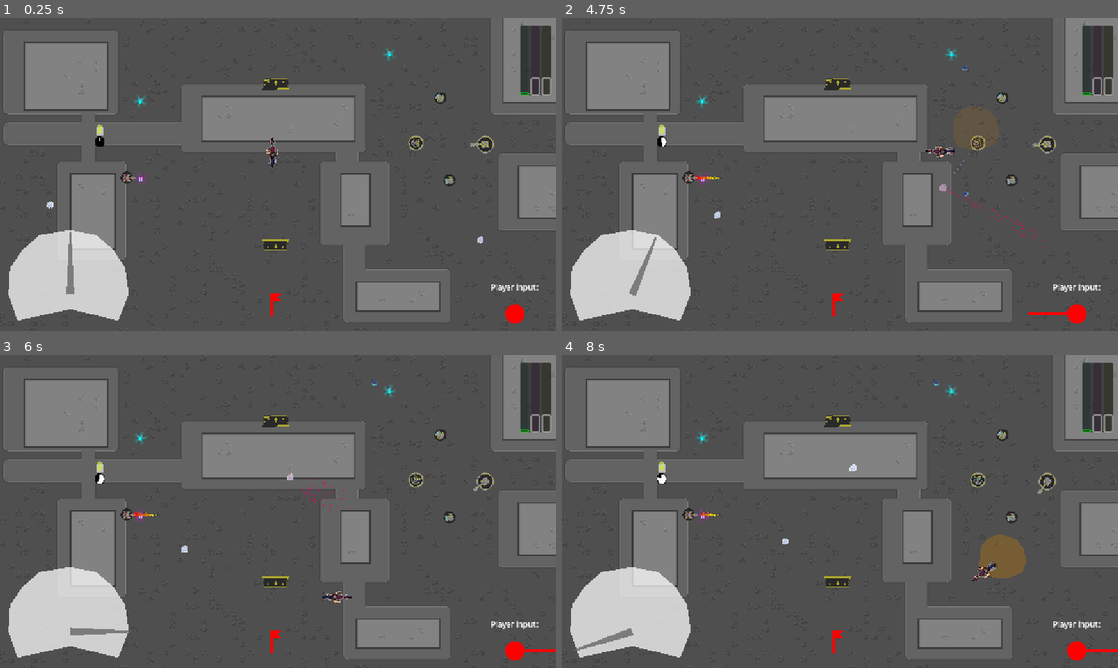
Above: before the commit, frames 1-4 (two rows, left to right).
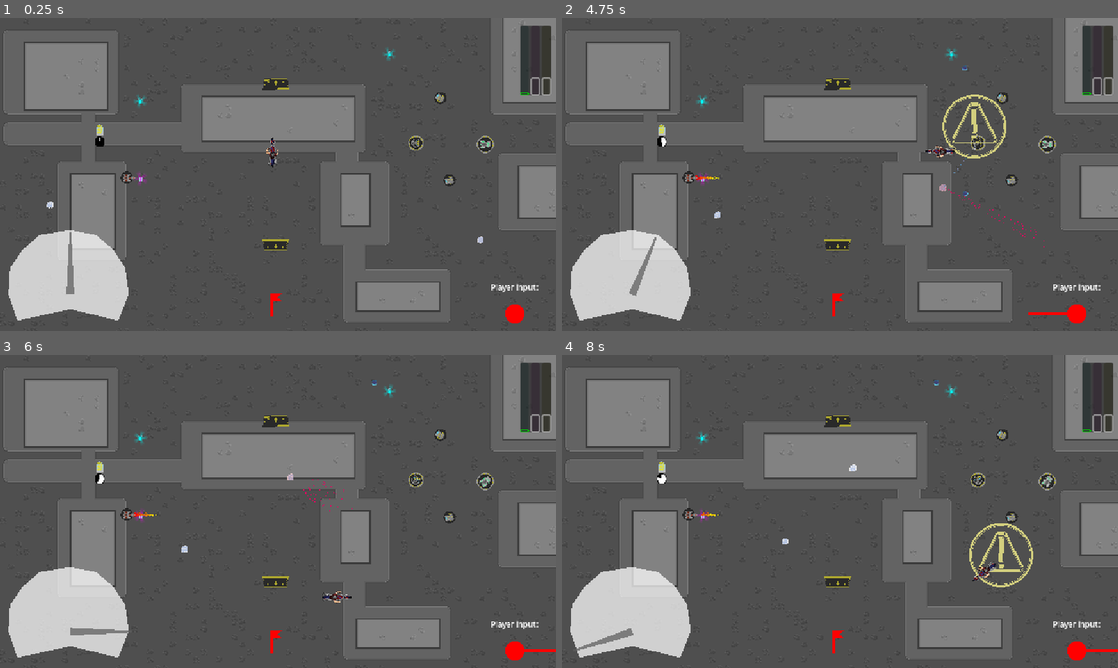
Above: after the commit, the same moments.

Repository: IwailerI/micro-jam-colors
Game: Godot game, scene res://scenes/level/level_revamp.tscn
Same seed, same stepped clock (60 frames per second), same inputs: the game is played once before the commit and once after it.
Inputs:
- Up to frame 1 (0.25 s): no input
- Up to frame 2 (4.75 s): hold D (movement_right) 0.53-1.28 s; hold Space (throttle) 0.53-1.28 s; hold S (movement_down) 1.28-2.03 s; tap Space (throttle) at 1.35, 2.85, 4.35 s; hold D (movement_right) 2.03-2.78 s; hold Space (throttle) 2.03-2.78 s; hold W (movement_up) 2.78-3.53 s; hold Space (throttle) 3.53-4.28 s; hold A (movement_left) from 3.53 s (still down)
- Up to frame 3 (6 s): release A (movement_left) at 5.03 s; hold S (movement_down) 5.03-5.78 s; hold Space (throttle) 5.03-5.78 s; hold D (movement_right) from 5.78 s (still down); tap Space (throttle) at 5.85 s
- Up to frame 4 (8 s): release D (movement_right) at 6.53 s; hold W (movement_up) 6.53-7.28 s; hold Space (throttle) 6.53-7.28 s; hold D (movement_right) from 7.28 s (still down); tap Space (throttle) at 7.35 s

The runs differ from the first frame. In frame 1, less than 0.1% of the frame differs, in the area x 22-89%, y 25-53%; in frame 2, 0.5%; in frame 3, less than 0.1%; in frame 4, 1.2%, in the area x 22-89%, y 25-75%.

Commit message:
added weapon animations

Diff:
--- a/objects/catapult/catapult.gd
+++ b/objects/catapult/catapult.gd
@@ -9,7 +9,8 @@
 @export var preempt_player: bool = true
 
 @onready var cooldown_timer: Timer = $Cooldown
-@onready var gun: Sprite2D = $Gun
+@onready var gun: AnimatedSprite2D = $Gun
+
 
 func _ready() -> void:
 	_setup.call_deferred() # awaiting in read is bad
--- a/objects/catapult/catapult.tscn
+++ b/objects/catapult/catapult.tscn
@@ -1,8 +1,56 @@
-[gd_scene load_steps=5 format=3 uid="uid://skitiu8xadwy"]
+[gd_scene load_steps=11 format=3 uid="uid://skitiu8xadwy"]
 
 [ext_resource type="Script" uid="uid://b4k5dpnl82ytj" path="res://objects/catapult/catapult.gd" id="1_t8e78"]
 [ext_resource type="Texture2D" uid="uid://cauxhnsxgrpl4" path="res://assets/bfg_base.png" id="2_akbj1"]
 [ext_resource type="Texture2D" uid="uid://iubq1xs7yw28" path="res://assets/bfg.png" id="2_iga2m"]
+
+[sub_resource type="AtlasTexture" id="AtlasTexture_akbj1"]
+atlas = ExtResource("2_iga2m")
+region = Rect2(0, 0, 37, 30)
+
+[sub_resource type="AtlasTexture" id="AtlasTexture_knavd"]
+atlas = ExtResource("2_iga2m")
+region = Rect2(0, 0, 37, 30)
+
+[sub_resource type="AtlasTexture" id="AtlasTexture_51imq"]
+atlas = ExtResource("2_iga2m")
+region = Rect2(0, 30, 37, 30)
+
+[sub_resource type="AtlasTexture" id="AtlasTexture_58pu4"]
+atlas = ExtResource("2_iga2m")
+region = Rect2(0, 60, 37, 30)
+
+[sub_resource type="AtlasTexture" id="AtlasTexture_uhkjw"]
+atlas = ExtResource("2_iga2m")
+region = Rect2(0, 90, 37, 30)
+
+[sub_resource type="SpriteFrames" id="SpriteFrames_n7f8j"]
+animations = [{
+"frames": [{
+"duration": 1.0,
+"texture": SubResource("AtlasTexture_akbj1")
+}],
+"loop": true,
+"name": &"default",
+"speed": 5.0
+}, {
+"frames": [{
+"duration": 1.0,
+"texture": SubResource("AtlasTexture_knavd")
+}, {
+"duration": 1.0,
+"texture": SubResource("AtlasTexture_51imq")
+}, {
+"duration": 1.0,
+"texture": SubResource("AtlasTexture_58pu4")
+}, {
+"duration": 1.0,
+"texture": SubResource("AtlasTexture_uhkjw")
+}],
+"loop": true,
+"name": &"shoot",
+"speed": 15.0
+}]
 
 [sub_resource type="CircleShape2D" id="CircleShape2D_3h4q7"]
 radius = 9.0
@@ -16,9 +64,13 @@
 [node name="Base" type="Sprite2D" parent="."]
 texture = ExtResource("2_akbj1")
 
-[node name="Gun" type="Sprite2D" parent="."]
-texture = ExtResource("2_iga2m")
-offset = Vector2(8, 0)
+[node name="Gun" type="AnimatedSprite2D" parent="."]
+sprite_frames = SubResource("SpriteFrames_n7f8j")
+animation = &"shoot"
+autoplay = "default"
+frame = 2
+frame_progress = 0.186393
+offset = Vector2(3.5, 0)
 
 [node name="CollisionShape2D" type="CollisionShape2D" parent="."]
 shape = SubResource("CircleShape2D_3h4q7")
--- a/objects/catapult/explosion.gd
+++ b/objects/catapult/explosion.gd
@@ -5,11 +5,7 @@
 @export var warning_time: float = 0.5
 @export var effect_fadeout: float = 0.3
 
-@onready var warn: Polygon2D = $Warn
-@onready var bang: Polygon2D = $Bang
 @onready var animation_player: AnimationPlayer = $AnimationPlayer
-
-var did_explode := false
 
 
 func _ready() -> void:
@@ -19,7 +15,7 @@
 func do_explosion() -> void:
     var params := PhysicsShapeQueryParameters2D.new()
     var circle := CircleShape2D.new()
-    circle.radius = 50.0
+    circle.radius = 60.0
     params.shape = circle
     params.transform = global_transform
     params.collision_mask = collision
--- a/objects/catapult/explosion.tscn
+++ b/objects/catapult/explosion.tscn
@@ -1,38 +1,50 @@
-[gd_scene load_steps=5 format=3 uid="uid://brnvv24l4ksh5"]
+[gd_scene load_steps=16 format=3 uid="uid://brnvv24l4ksh5"]
 
 [ext_resource type="Script" uid="uid://vmt33ihdvtej" path="res://objects/catapult/explosion.gd" id="1_ngrm2"]
+[ext_resource type="Texture2D" uid="uid://c5y04wxt52ygd" path="res://assets/babah.png" id="2_p2lgp"]
 
 [sub_resource type="Animation" id="Animation_p2lgp"]
 length = 0.001
 tracks/0/type = "value"
 tracks/0/imported = false
 tracks/0/enabled = true
-tracks/0/path = NodePath("Warn:modulate")
+tracks/0/path = NodePath("AnimatedSprite2D:frame")
 tracks/0/interp = 1
 tracks/0/loop_wrap = true
 tracks/0/keys = {
 "times": PackedFloat32Array(0),
 "transitions": PackedFloat32Array(1),
-"update": 0,
-"values": [Color(1, 1, 1, 1)]
+"update": 1,
+"values": [0]
 }
 tracks/1/type = "value"
 tracks/1/imported = false
 tracks/1/enabled = true
-tracks/1/path = NodePath("Bang:modulate")
+tracks/1/path = NodePath("AnimatedSprite2D:visible")
 tracks/1/interp = 1
 tracks/1/loop_wrap = true
 tracks/1/keys = {
 "times": PackedFloat32Array(0),
 "transitions": PackedFloat32Array(1),
+"update": 1,
+"values": [true]
+}
+tracks/2/type = "value"
+tracks/2/imported = false
+tracks/2/enabled = true
+tracks/2/path = NodePath("AnimatedSprite2D:modulate")
+tracks/2/interp = 1
+tracks/2/loop_wrap = true
+tracks/2/keys = {
+"times": PackedFloat32Array(0),
+"transitions": PackedFloat32Array(1),
 "update": 0,
-"values": [Color(1, 1, 1, 1)]
+"values": [Color(1, 1, 1, 0)]
 }
 
 [sub_resource type="Animation" id="Animation_ngrm2"]
 resource_name = "explode"
-length = 1.5
-step = 0.1
+step = 0.05
 tracks/0/type = "method"
 tracks/0/imported = false
 tracks/0/enabled = true
@@ -40,7 +52,7 @@
 tracks/0/interp = 1
 tracks/0/loop_wrap = true
 tracks/0/keys = {
-"times": PackedFloat32Array(0.493102, 1.4),
+"times": PackedFloat32Array(0.6, 1),
 "transitions": PackedFloat32Array(1, 1),
 "values": [{
 "args": [],
@@ -53,26 +65,38 @@
 tracks/1/type = "value"
 tracks/1/imported = false
 tracks/1/enabled = true
-tracks/1/path = NodePath("Warn:modulate")
+tracks/1/path = NodePath("AnimatedSprite2D:frame")
 tracks/1/interp = 1
 tracks/1/loop_wrap = true
 tracks/1/keys = {
-"times": PackedFloat32Array(0, 0.5, 0.534796),
-"transitions": PackedFloat32Array(1, 1, 1),
-"update": 0,
-"values": [Color(1, 1, 1, 0), Color(1, 1, 1, 1), Color(1, 1, 1, 0)]
+"times": PackedFloat32Array(0, 0.498994, 0.55, 0.6, 0.65, 0.7, 0.75, 0.8, 0.85),
+"transitions": PackedFloat32Array(1, 1, 1, 1, 1, 1, 1, 1, 1),
+"update": 1,
+"values": [0, 1, 2, 3, 4, 5, 6, 7, 8]
 }
 tracks/2/type = "value"
 tracks/2/imported = false
 tracks/2/enabled = true
-tracks/2/path = NodePath("Bang:modulate")
+tracks/2/path = NodePath("AnimatedSprite2D:visible")
 tracks/2/interp = 1
 tracks/2/loop_wrap = true
 tracks/2/keys = {
-"times": PackedFloat32Array(0.478839, 0.507365, 1.5),
+"times": PackedFloat32Array(0, 0.85, 0.9),
 "transitions": PackedFloat32Array(1, 1, 1),
+"update": 1,
+"values": [true, true, false]
+}
+tracks/3/type = "value"
+tracks/3/imported = false
+tracks/3/enabled = true
+tracks/3/path = NodePath("AnimatedSprite2D:modulate")
+tracks/3/interp = 1
+tracks/3/loop_wrap = true
+tracks/3/keys = {
+"times": PackedFloat32Array(0, 0.2),
+"transitions": PackedFloat32Array(1, 1),
 "update": 0,
-"values": [Color(1, 1, 1, 0), Color(1, 1, 1, 1), Color(1, 1, 1, 0)]
+"values": [Color(1, 1, 1, 0), Color(1, 1, 1, 1)]
 }
 
 [sub_resource type="AnimationLibrary" id="AnimationLibrary_x2egx"]
@@ -80,6 +104,77 @@
 &"RESET": SubResource("Animation_p2lgp"),
 &"explode": SubResource("Animation_ngrm2")
 }
+
+[sub_resource type="AtlasTexture" id="AtlasTexture_x2egx"]
+atlas = ExtResource("2_p2lgp")
+region = Rect2(0, 0, 160, 160)
+
+[sub_resource type="AtlasTexture" id="AtlasTexture_o3cx5"]
+atlas = ExtResource("2_p2lgp")
+region = Rect2(0, 160, 160, 160)
+
+[sub_resource type="AtlasTexture" id="AtlasTexture_lrgur"]
+atlas = ExtResource("2_p2lgp")
+region = Rect2(0, 320, 160, 160)
+
+[sub_resource type="AtlasTexture" id="AtlasTexture_qutao"]
+atlas = ExtResource("2_p2lgp")
+region = Rect2(0, 480, 160, 160)
+
+[sub_resource type="AtlasTexture" id="AtlasTexture_wbyj6"]
+atlas = ExtResource("2_p2lgp")
+region = Rect2(0, 640, 160, 160)
+
+[sub_resource type="AtlasTexture" id="AtlasTexture_v1jgh"]
+atlas = ExtResource("2_p2lgp")
+region = Rect2(0, 800, 160, 160)
+
+[sub_resource type="AtlasTexture" id="AtlasTexture_4ydof"]
+atlas = ExtResource("2_p2lgp")
+region = Rect2(0, 960, 160, 160)
+
+[sub_resource type="AtlasTexture" id="AtlasTexture_jl2vk"]
+atlas = ExtResource("2_p2lgp")
+region = Rect2(0, 1120, 160, 160)
+
+[sub_resource type="AtlasTexture" id="AtlasTexture_avikq"]
+atlas = ExtResource("2_p2lgp")
+region = Rect2(0, 1280, 160, 160)
+
+[sub_resource type="SpriteFrames" id="SpriteFrames_rftpn"]
+animations = [{
+"frames": [{
+"duration": 1.0,
+"texture": SubResource("AtlasTexture_x2egx")
+}, {
+"duration": 1.0,
+"texture": SubResource("AtlasTexture_o3cx5")
+}, {
+"duration": 1.0,
+"texture": SubResource("AtlasTexture_lrgur")
+}, {
+"duration": 1.0,
+"texture": SubResource("AtlasTexture_qutao")
+}, {
+"duration": 1.0,
+"texture": SubResource("AtlasTexture_wbyj6")
+}, {
+"duration": 1.0,
+"texture": SubResource("AtlasTexture_v1jgh")
+}, {
+"duration": 1.0,
+"texture": SubResource("AtlasTexture_4ydof")
+}, {
+"duration": 1.0,
+"texture": SubResource("AtlasTexture_jl2vk")
+}, {
+"duration": 1.0,
+"texture": SubResource("AtlasTexture_avikq")
+}],
+"loop": false,
+"name": &"default",
+"speed": 5.0
+}]
 
 [node name="Explosion" type="Node2D"]
 script = ExtResource("1_ngrm2")
@@ -90,10 +185,6 @@
 &"": SubResource("AnimationLibrary_x2egx")
 }
 
-[node name="Bang" type="Polygon2D" parent="."]
-color = Color(0.700637, 0, 0.232348, 1)
-polygon = PackedVector2Array(-39, 20, -42, 11, -34, 0, -41, -10, -22, -4, -31, -36, -8, -17, 1, -47, 9, -13, 41, -14, 30, 9, 53, 18, 18, 32, 6, 49, -9, 19, -36, 42, -28, 15)
-
-[node name="Warn" type="Polygon2D" parent="."]
-color = Color(0.737255, 0.470588, 0.0156863, 0.403922)
-polygon = PackedVector2Array(-44, 9, -44, -9, -39, -22, -26, -35, -4, -44, 30, -34, 47, -14, 52, 14, 44, 36, 15, 47, -4, 49, -35, 41, -45, 22)
+[node name="AnimatedSprite2D" type="AnimatedSprite2D" parent="."]
+modulate = Color(1, 1, 1, 0)
+sprite_frames = SubResource("SpriteFrames_rftpn")
--- a/objects/flamethrower/flamethrower.gd
+++ b/objects/flamethrower/flamethrower.gd
@@ -9,6 +9,7 @@
 @onready var timer: Timer = $Timer
 @onready var particles: CPUParticles2D = $CPUParticles2D
 @onready var damaging_area: Area2D = $DamageArea
+@onready var sprite: AnimatedSprite2D = $Sprite
 
 var shooting: bool = true
 
@@ -20,7 +21,15 @@
 
 
 func _toggle() -> void:
-	shooting = !shooting
+	shooting = not shooting
+
+	if shooting:
+		sprite.play("fire")
+		sprite.speed_scale = 1.0 / shooting_time
+	else:
+		sprite.play_backwards("fire")
+		sprite.speed_scale = 1.0 / cooldown_time
+
 	timer.start(shooting_time if shooting else cooldown_time)
 	particles.emitting = shooting
 	damaging_area.monitoring = shooting
--- a/objects/flamethrower/flamethrower.tscn
+++ b/objects/flamethrower/flamethrower.tscn
@@ -18,6 +18,68 @@
 [sub_resource type="CapsuleShape2D" id="CapsuleShape2D_rq011"]
 radius = 2.0
 height = 38.0
+
+[sub_resource type="AtlasTexture" id="AtlasTexture_reqsw"]
+atlas = ExtResource("3_reqsw")
+region = Rect2(0, 0, 30, 25)
+
+[sub_resource type="AtlasTexture" id="AtlasTexture_7vxil"]
+atlas = ExtResource("3_reqsw")
+region = Rect2(0, 0, 30, 25)
+
+[sub_resource type="AtlasTexture" id="AtlasTexture_fyhsy"]
+atlas = ExtResource("3_reqsw")
+region = Rect2(0, 25, 30, 25)
+
+[sub_resource type="AtlasTexture" id="AtlasTexture_526no"]
+atlas = ExtResource("3_reqsw")
+region = Rect2(0, 50, 30, 25)
+
+[sub_resource type="AtlasTexture" id="AtlasTexture_djj0v"]
+atlas = ExtResource("3_reqsw")
+region = Rect2(0, 75, 30, 25)
+
+[sub_resource type="AtlasTexture" id="AtlasTexture_2choq"]
+atlas = ExtResource("3_reqsw")
+region = Rect2(0, 100, 30, 25)
+
+[sub_resource type="AtlasTexture" id="AtlasTexture_32hop"]
+atlas = ExtResource("3_reqsw")
+region = Rect2(0, 125, 30, 25)
+
+[sub_resource type="SpriteFrames" id="SpriteFrames_cn4tg"]
+animations = [{
+"frames": [{
+"duration": 1.0,
+"texture": SubResource("AtlasTexture_reqsw")
+}],
+"loop": true,
+"name": &"default",
+"speed": 5.0
+}, {
+"frames": [{
+"duration": 1.0,
+"texture": SubResource("AtlasTexture_7vxil")
+}, {
+"duration": 1.0,
+"texture": SubResource("AtlasTexture_fyhsy")
+}, {
+"duration": 1.0,
+"texture": SubResource("AtlasTexture_526no")
+}, {
+"duration": 1.0,
+"texture": SubResource("AtlasTexture_djj0v")
+}, {
+"duration": 1.0,
+"texture": SubResource("AtlasTexture_2choq")
+}, {
+"duration": 1.0,
+"texture": SubResource("AtlasTexture_32hop")
+}],
+"loop": false,
+"name": &"fire",
+"speed": 6.0
+}]
 
 [node name="Flamethrower" type="StaticBody2D"]
 collision_layer = 2
@@ -54,8 +116,10 @@
 rotation = 1.5708
 shape = SubResource("CapsuleShape2D_rq011")
 
-[node name="Sprite2D" type="Sprite2D" parent="."]
-texture = ExtResource("3_reqsw")
+[node name="Sprite" type="AnimatedSprite2D" parent="."]
+sprite_frames = SubResource("SpriteFrames_cn4tg")
+animation = &"fire"
+autoplay = "default"
 offset = Vector2(2.5, 0)
 
 [connection signal="body_entered" from="DamageArea" to="DamageArea" method="_on_body_entered"]
--- a/objects/shooting_towers/canon/canon.tscn
+++ b/objects/shooting_towers/canon/canon.tscn
@@ -1,8 +1,49 @@
-[gd_scene load_steps=4 format=3 uid="uid://bman1c5f4u5us"]
+[gd_scene load_steps=9 format=3 uid="uid://bman1c5f4u5us"]
 
 [ext_resource type="PackedScene" uid="uid://ce5ltmvfrc74j" path="res://objects/shooting_towers/shooting_tower.tscn" id="1_cfd51"]
 [ext_resource type="PackedScene" uid="uid://bceyb68o2p44r" path="res://objects/shooting_towers/canon/canonball.tscn" id="2_fn080"]
 [ext_resource type="Texture2D" uid="uid://cmpbktn2y5car" path="res://assets/canon.png" id="3_em26g"]
+
+[sub_resource type="AtlasTexture" id="AtlasTexture_em26g"]
+atlas = ExtResource("3_em26g")
+region = Rect2(0, 0, 25, 25)
+
+[sub_resource type="AtlasTexture" id="AtlasTexture_bhxjg"]
+atlas = ExtResource("3_em26g")
+region = Rect2(0, 0, 25, 25)
+
+[sub_resource type="AtlasTexture" id="AtlasTexture_dwnsn"]
+atlas = ExtResource("3_em26g")
+region = Rect2(0, 25, 25, 25)
+
+[sub_resource type="AtlasTexture" id="AtlasTexture_qv5a6"]
+atlas = ExtResource("3_em26g")
+region = Rect2(0, 50, 25, 25)
+
+[sub_resource type="SpriteFrames" id="SpriteFrames_fl14p"]
+animations = [{
+"frames": [{
+"duration": 1.0,
+"texture": SubResource("AtlasTexture_em26g")
+}],
+"loop": true,
+"name": &"default",
+"speed": 5.0
+}, {
+"frames": [{
+"duration": 1.0,
+"texture": SubResource("AtlasTexture_bhxjg")
+}, {
+"duration": 1.0,
+"texture": SubResource("AtlasTexture_dwnsn")
+}, {
+"duration": 1.0,
+"texture": SubResource("AtlasTexture_qv5a6")
+}],
+"loop": false,
+"name": &"shoot",
+"speed": 15.0
+}]
 
 [node name="Canon" instance=ExtResource("1_cfd51")]
 projectile_prefab = ExtResource("2_fn080")
@@ -14,4 +55,5 @@
 visible = false
 
 [node name="Gun" parent="." index="2"]
-texture = ExtResource("3_em26g")
+sprite_frames = SubResource("SpriteFrames_fl14p")
+animation = &"shoot"
--- a/objects/shooting_towers/crossbow/crossbow.tscn
+++ b/objects/shooting_towers/crossbow/crossbow.tscn
@@ -1,10 +1,84 @@
-[gd_scene load_steps=3 format=3 uid="uid://dx1mapm4bc8ne"]
+[gd_scene load_steps=13 format=3 uid="uid://dx1mapm4bc8ne"]
 
 [ext_resource type="PackedScene" uid="uid://ce5ltmvfrc74j" path="res://objects/shooting_towers/shooting_tower.tscn" id="1_7twyi"]
 [ext_resource type="PackedScene" uid="uid://ij77fx7jvsgq" path="res://objects/shooting_towers/crossbow/crossbow_bolt.tscn" id="2_84fr2"]
+[ext_resource type="Texture2D" uid="uid://dh0bow47tb1ma" path="res://assets/crossbow.png" id="3_bsvto"]
+
+[sub_resource type="AtlasTexture" id="AtlasTexture_bsvto"]
+atlas = ExtResource("3_bsvto")
+region = Rect2(0, 0, 25, 25)
+
+[sub_resource type="AtlasTexture" id="AtlasTexture_3jjmo"]
+atlas = ExtResource("3_bsvto")
+region = Rect2(0, 0, 25, 25)
+
+[sub_resource type="AtlasTexture" id="AtlasTexture_0l0c1"]
+atlas = ExtResource("3_bsvto")
+region = Rect2(0, 25, 25, 25)
+
+[sub_resource type="AtlasTexture" id="AtlasTexture_h1fdq"]
+atlas = ExtResource("3_bsvto")
+region = Rect2(0, 50, 25, 25)
+
+[sub_resource type="AtlasTexture" id="AtlasTexture_l5xsi"]
+atlas = ExtResource("3_bsvto")
+region = Rect2(0, 75, 25, 25)
+
+[sub_resource type="AtlasTexture" id="AtlasTexture_0upl7"]
+atlas = ExtResource("3_bsvto")
+region = Rect2(0, 100, 25, 25)
+
+[sub_resource type="AtlasTexture" id="AtlasTexture_h0he4"]
+atlas = ExtResource("3_bsvto")
+region = Rect2(0, 125, 25, 25)
+
+[sub_resource type="AtlasTexture" id="AtlasTexture_ylnwt"]
+atlas = ExtResource("3_bsvto")
+region = Rect2(0, 150, 25, 25)
+
+[sub_resource type="SpriteFrames" id="SpriteFrames_3jjmo"]
+animations = [{
+"frames": [{
+"duration": 1.0,
+"texture": SubResource("AtlasTexture_bsvto")
+}],
+"loop": true,
+"name": &"default",
+"speed": 5.0
+}, {
+"frames": [{
+"duration": 1.0,
+"texture": SubResource("AtlasTexture_3jjmo")
+}, {
+"duration": 1.0,
+"texture": SubResource("AtlasTexture_0l0c1")
+}, {
+"duration": 1.0,
+"texture": SubResource("AtlasTexture_h1fdq")
+}, {
+"duration": 1.0,
+"texture": SubResource("AtlasTexture_l5xsi")
+}, {
+"duration": 1.0,
+"texture": SubResource("AtlasTexture_0upl7")
+}, {
+"duration": 1.0,
+"texture": SubResource("AtlasTexture_h0he4")
+}, {
+"duration": 1.0,
+"texture": SubResource("AtlasTexture_ylnwt")
+}],
+"loop": false,
+"name": &"shoot",
+"speed": 15.0
+}]
 
 [node name="Crossbow" instance=ExtResource("1_7twyi")]
 projectile_prefab = ExtResource("2_84fr2")
 projectile_speed = 600.0
 cooldown = 2.0
 rotating_to_player = true
+
+[node name="Gun" parent="." index="2"]
+sprite_frames = SubResource("SpriteFrames_3jjmo")
+animation = &"shoot"
--- a/objects/shooting_towers/shooting_tower.gd
+++ b/objects/shooting_towers/shooting_tower.gd
@@ -11,13 +11,15 @@
 @onready var cooldown_timer: Timer = $Cooldown
 @onready var player: Player = GameManager.get_instance().player()
 @onready var base: Sprite2D = $Base
-@onready var gun: Sprite2D = $Gun
+@onready var gun: AnimatedSprite2D = $Gun
 
 func _ready() -> void:
 	base.visible = rotating_to_player
 
 	_setup.call_deferred() # awaiting in ready is bad
 	cooldown_timer.timeout.connect(_on_shoot_cooldown_timeout)
+	gun.animation_finished.connect(func() -> void:
+		gun.play("default"))
 
 
 func _setup() -> void:
@@ -35,6 +37,8 @@
 
 
 func _on_shoot_cooldown_timeout() -> void:
+	gun.frame = 0
+	gun.play("shoot")
 	var inst := projectile_prefab.instantiate() as Projectile
 	inst.speed = projectile_speed
 	get_parent().add_child(inst)
--- a/objects/shooting_towers/shooting_tower.tscn
+++ b/objects/shooting_towers/shooting_tower.tscn
@@ -1,8 +1,31 @@
-[gd_scene load_steps=5 format=3 uid="uid://ce5ltmvfrc74j"]
+[gd_scene load_steps=7 format=3 uid="uid://ce5ltmvfrc74j"]
 
 [ext_resource type="Script" uid="uid://dnhg151oe7mc0" path="res://objects/shooting_towers/shooting_tower.gd" id="1_ofe4b"]
 [ext_resource type="Texture2D" uid="uid://c2orxkl5uvlx5" path="res://assets/gun_base.png" id="2_caxoc"]
 [ext_resource type="Texture2D" uid="uid://dh0bow47tb1ma" path="res://assets/crossbow.png" id="3_b5b2c"]
+
+[sub_resource type="AtlasTexture" id="AtlasTexture_b5b2c"]
+atlas = ExtResource("3_b5b2c")
+region = Rect2(0, 0, 18, 21)
+
+[sub_resource type="SpriteFrames" id="SpriteFrames_3y7wo"]
+animations = [{
+"frames": [{
+"duration": 1.0,
+"texture": SubResource("AtlasTexture_b5b2c")
+}],
+"loop": true,
+"name": &"default",
+"speed": 5.0
+}, {
+"frames": [{
+"duration": 1.0,
+"texture": SubResource("AtlasTexture_b5b2c")
+}],
+"loop": false,
+"name": &"shoot",
+"speed": 5.0
+}]
 
 [sub_resource type="CircleShape2D" id="CircleShape2D_ihhhh"]
 radius = 9.0
@@ -17,8 +40,9 @@
 [node name="Base" type="Sprite2D" parent="."]
 texture = ExtResource("2_caxoc")
 
-[node name="Gun" type="Sprite2D" parent="."]
-texture = ExtResource("3_b5b2c")
+[node name="Gun" type="AnimatedSprite2D" parent="."]
+sprite_frames = SubResource("SpriteFrames_3y7wo")
+autoplay = "default"
 
 [node name="CollisionShape2D" type="CollisionShape2D" parent="."]
 shape = SubResource("CircleShape2D_ihhhh")
Binary file added: assets/babah.png
Not shown, added: assets/babah.png.import
Binary file changed: assets/bfg.png
Binary file changed: assets/canon.png
Binary file changed: assets/crossbow.png
Binary file changed: assets/flamethrower.png
Not shown: 1 places in objects/flamethrower/flamethrower.tscn that only renumber resources
Not shown: 1 places in objects/potion_color_display/potion_color_display.tscn that only renumber resources
